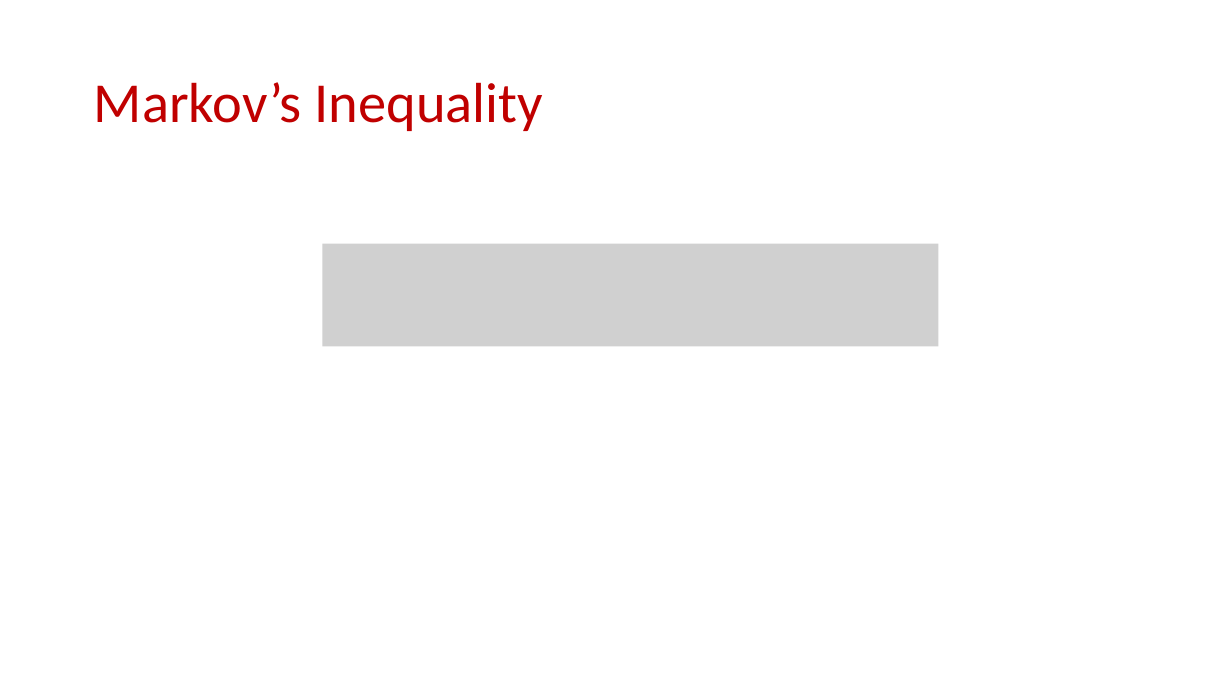
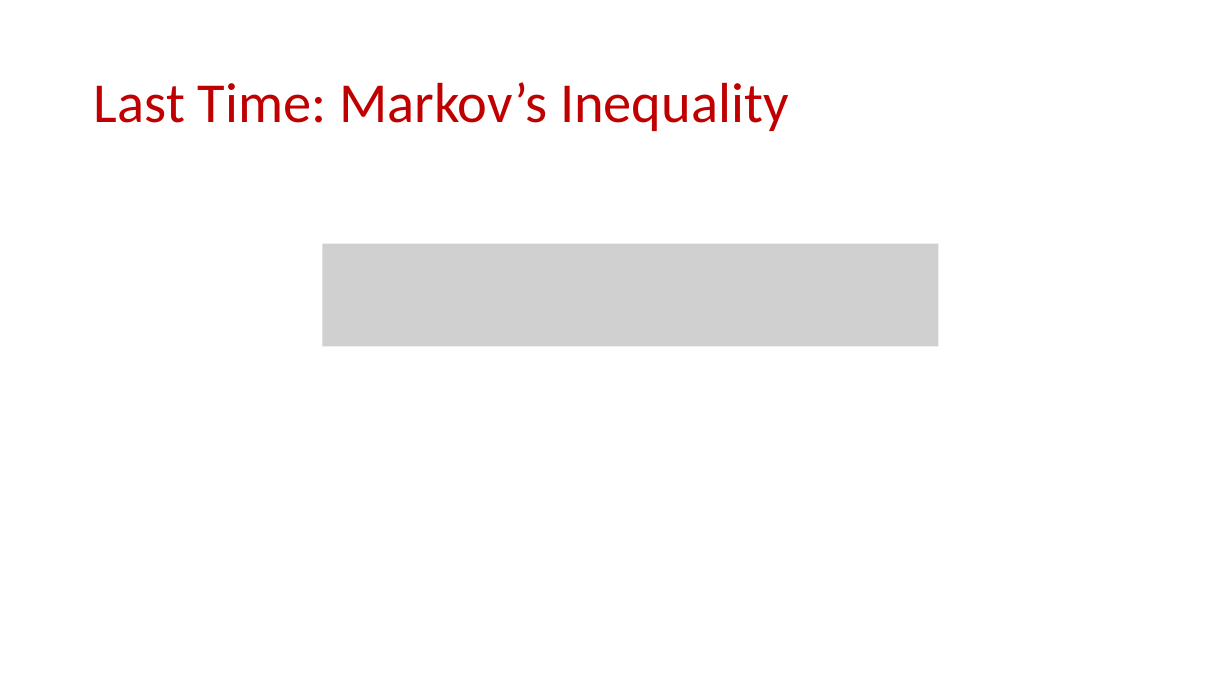
Before and after one commit to samsonzhou/samsonzhou.github.io, a slide deck: slide 5 of CSCE689-23/L4.pptx. Drawn at 1232x693 pixels with LibreOffice and Linux fonts; fonts in the diff are those of the drawing; grey boxes stand for pictures. Boxes give left, top, right and bottom in pixels: in the first picture for what was removed or moved away, otherwise in the second. Text is boxed around its words. In the diff, an @@ line names an element or a change of style, - is before the commit and + after.

```diff
--- a/CSCE689-23/L4.pptx
+++ b/CSCE689-23/L4.pptx
@@ title at (x1=94, y1=82, x2=788, y2=131): text changed @@
-Markov’s Inequality
+Last Time: Markov’s Inequality
```
Also in this commit, not shown: 1 other slide changed, 3 slides added, 1 other file.
